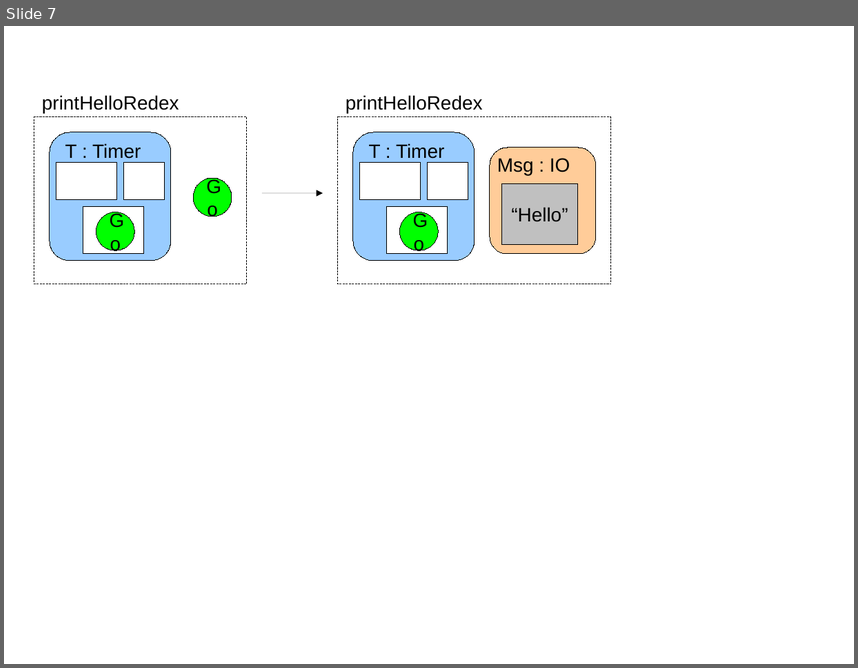
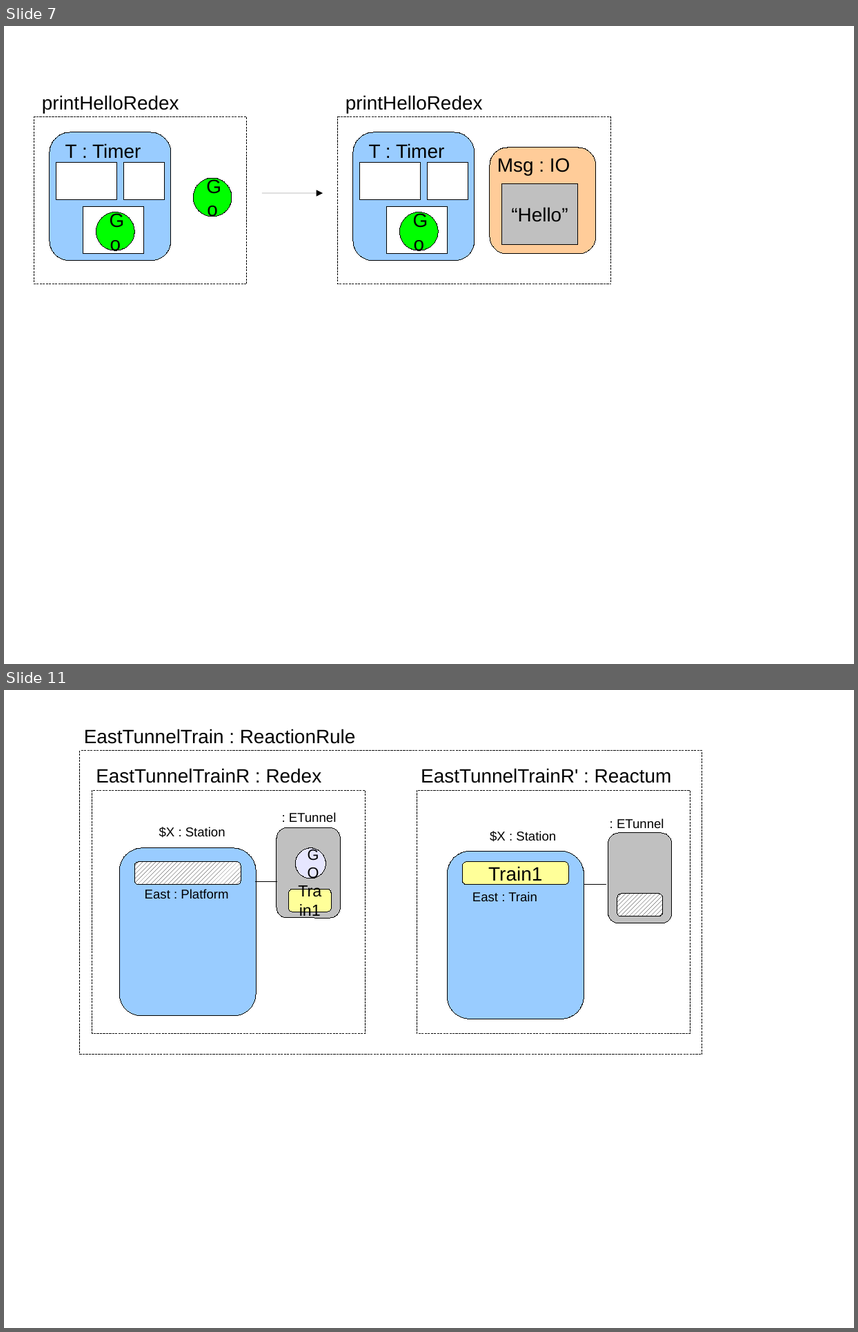
Before and after one commit to gian/lope, a slide deck: doc/diagrams/bigraph_place.odp. Shown one above the other, each under a label of ours: slide 7 before the commit, slides 7 and 11 after it; the slides between them are not shown. The pictures are 858x668 and 858x1332 pixels, drawn with LibreOffice and Linux fonts; fonts in the diff are those of the drawing. Boxes give left, top, right and bottom in pixels: in the first picture for what was removed or moved away, otherwise in the second. Text is boxed around its words. In the diff, an @@ line names an element or a change of style, - is before the commit and + after.

```diff
--- a/doc/diagrams/bigraph_place.odp
+++ b/doc/diagrams/bigraph_place.odp
@@ slide 11 added at [4, 690, 854, 1328], background #FFFFFF @@
@@ text added at [84, 729, 356, 744], 18 pt, text #000000 @@
+EastTunnelTrain : ReactionRule
@@ rectangle added at [80, 751, 702, 1055], outline #000000 0 pt @@
@@ text added at [96, 768, 322, 783], 18 pt, text #000000 @@
+EastTunnelTrainR : Redex
@@ text added at [421, 768, 672, 783], 18 pt, text #000000 @@
+EastTunnelTrainR' : Reactum
@@ rectangle added at [92, 790, 365, 1033], outline #000000 0 pt @@
@@ rectangle added at [417, 790, 690, 1033], outline #000000 0 pt @@
@@ text added at [289, 812, 337, 822], 12 pt, text #000000 @@
+: ETunnel
@@ text added at [159, 827, 225, 838], 12 pt, text #000000 @@
+$X : Station
@@ freeform shape added at [277, 827, 340, 918], fill #C0C0C0, outline #000000 0 pt @@
@@ text added at [490, 831, 556, 842], 12 pt, text #000000 @@
+$X : Station
@@ freeform shape added at [608, 833, 672, 923], fill #C0C0C0, outline #000000 0 pt @@
@@ text added at [617, 818, 664, 828], 12 pt, text #000000 @@
+: ETunnel
@@ freeform shape added at [120, 848, 257, 1016], fill #99CCFF, outline #000000 0 pt @@
@@ ellipse added at [296, 848, 326, 878], fill #E6E6FF, outline #000000 0 pt, 14 pt, text #000000 @@
+GO
@@ freeform shape added at [448, 851, 584, 1019], fill #99CCFF, outline #000000 0 pt @@
@@ rounded rectangle added at [134, 861, 241, 885], fill #FFFFFF, outline #000000 0 pt @@
@@ rounded rectangle added at [134, 861, 241, 885], fill pattern #000000 on #FFFFFF, outline #000000 0 pt @@
@@ rounded rectangle added at [462, 861, 568, 885], fill #FFFF99, outline #000000 0 pt, 18 pt, text #000000 @@
+Train1
@@ text added at [145, 889, 228, 899], 12 pt, text #000000 @@
+East : Platform
@@ line added from (277, 881) to (255, 881), #000000 0 pt @@
@@ rounded rectangle added at [289, 889, 331, 912], fill #FFFF99, outline #000000 0 pt, 15 pt, text #000000 @@
+Train1
@@ text added at [473, 891, 537, 901], 12 pt, text #000000 @@
+East : Train
@@ line added from (606, 885) to (584, 885), #000000 0 pt @@
@@ rounded rectangle added at [617, 894, 663, 917], fill #FFFFFF, outline #000000 0 pt @@
@@ rounded rectangle added at [617, 894, 663, 917], fill pattern #000000 on #FFFFFF, outline #000000 0 pt @@
```
Also in this commit, not shown: 1 slide changed, 3 other slides added, 2 other files.
